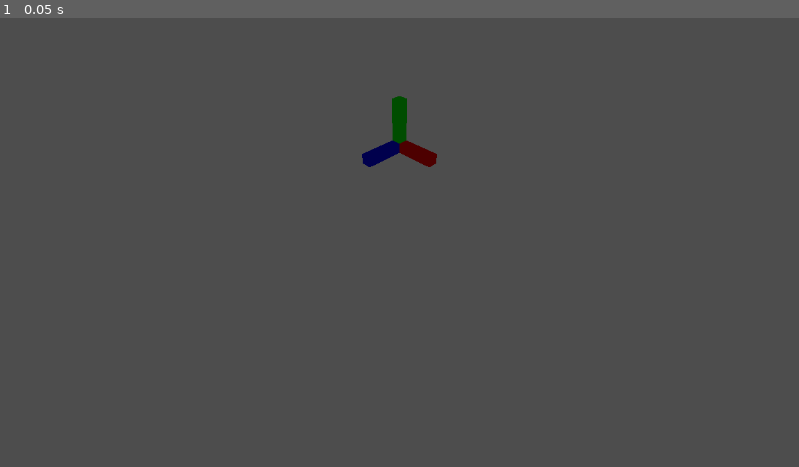
Above: before the commit, frame 1.
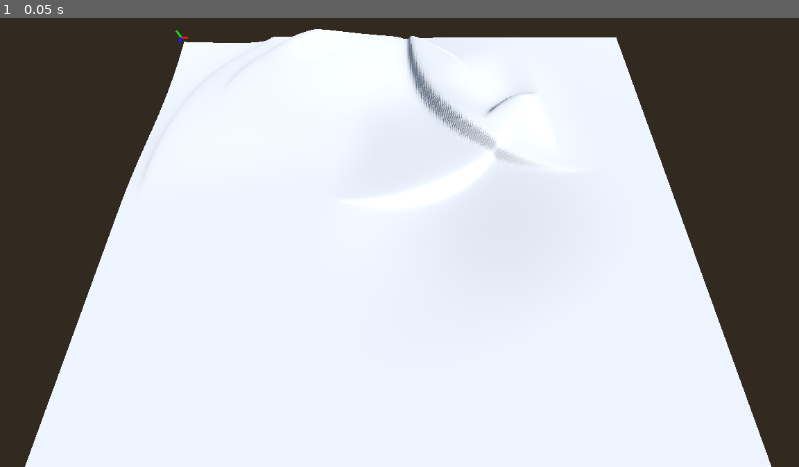
Above: after the commit, the same moment.

Repository: jre0/rts_dev
Game: Godot game, scene res://scene/main.tscn
Two runs of this game, one before a commit and one after it. Both use one fixed random seed, a clock stepped at 60 frames per second and the inputs below.
Inputs:
- Up to frame 1 (0.05 s): no input

The runs differ from the first frame. In frame 1, 100% of the frame differs, in the area x 0-100%, y 0-100%.
Error after the commit: Parse Error: Cannot find member "target_fps" in base "Engine". (res://script/main.gd:6)

Commit message:
map upgrade

Diff:
--- a/scene/main.tscn
+++ b/scene/main.tscn
@@ -1,16 +1,31 @@
-[gd_scene load_steps=4 format=3 uid="uid://oglbhiux34in"]
+[gd_scene load_steps=6 format=3 uid="uid://dvwtqlw2m14mt"]
 
+[ext_resource type="Script" path="res://script/main.gd" id="1_4dmui"]
 [ext_resource type="PackedScene" uid="uid://bgitn5sos3urt" path="res://scene/xyz.tscn" id="1_h8sxh"]
 [ext_resource type="Script" path="res://script/terrain.gd" id="1_wipmd"]
+[ext_resource type="Material" uid="uid://diu65pi3kra0m" path="res://material/default.tres" id="2_cmqqw"]
 [ext_resource type="PackedScene" uid="uid://tx02kkjwv1cw" path="res://scene/viewport.tscn" id="2_hvnqv"]
 
 [node name="main" type="Node3D"]
+script = ExtResource( "1_4dmui" )
 
 [node name="xyz" parent="." instance=ExtResource( "1_h8sxh" )]
 
 [node name="terrain" type="MeshInstance3D" parent="."]
+material_override = ExtResource( "2_cmqqw" )
 script = ExtResource( "1_wipmd" )
+point_count_x = 300
+point_count_z = 300
+rift_count_min = 4
+rift_count_max = 8
+rift_radius_min = 50
+rift_radius_max = 150
+arc_fade_min = 2
+arc_fade_max = 8
+
+[node name="light" type="DirectionalLight3D" parent="."]
+transform = Transform3D(0.707106, -0.5, 0.5, 0, 0.707107, 0.707107, -0.707107, -0.5, 0.5, 0, 0, 0)
 
 [node name="viewport" parent="." instance=ExtResource( "2_hvnqv" )]
-start_position = Vector3(10, 0, 10)
-start_zoom = 20
+start_position = Vector3(150, 0, 150)
+start_zoom = 150
--- a/scene/viewport.tscn
+++ b/scene/viewport.tscn
@@ -1,8 +1,15 @@
-[gd_scene load_steps=3 format=3 uid="uid://tx02kkjwv1cw"]
+[gd_scene load_steps=5 format=3 uid="uid://tx02kkjwv1cw"]
 
 [ext_resource type="Script" path="res://script/viewport.gd" id="1_vbgrw"]
 
+[sub_resource type="ProceduralSkyMaterial" id="ProceduralSkyMaterial_e2i6w"]
+
+[sub_resource type="Sky" id="Sky_x64cu"]
+sky_material = SubResource( "ProceduralSkyMaterial_e2i6w" )
+
 [sub_resource type="Environment" id="Environment_ixqlb"]
+background_mode = 2
+sky = SubResource( "Sky_x64cu" )
 
 [node name="viewport" type="SubViewportContainer"]
 anchor_right = 1.0
@@ -17,10 +24,10 @@
 render_target_update_mode = 4
 
 [node name="pivot_y" type="Node3D" parent="subViewport"]
-transform = Transform3D(0.707107, 0, 0.707107, 0, 1, 0, -0.707107, 0, 0.707107, 0, 0, 0)
+transform = Transform3D(1, 0, 0, 0, 1, 0, 0, 0, 1, 0, 0, 0)
 
 [node name="pivot_x" type="Node3D" parent="subViewport/pivot_y"]
-transform = Transform3D(1, 0, 0, 0, 0.707107, 0.707107, 0, -0.707107, 0.707107, 0, 0, 0)
+transform = Transform3D(1, 0, 0, 0, 0.34202, 0.939693, 0, -0.939693, 0.34202, 0, 0, 0)
 
 [node name="camera" type="Camera3D" parent="subViewport/pivot_y/pivot_x"]
 transform = Transform3D(1, 0, 0, 0, 1, 0, 0, 0, 1, 0, 0, 20)
--- /dev/null
+++ b/script/main.gd
@@ -0,0 +1,9 @@
+extends Node3D
+
+
+# Called when the node enters the scene tree for the first time.
+func _ready():
+	Engine.target_fps = 40
+	DisplayServer.window_set_vsync_mode(2,0) #adaptive
+	DisplayServer.window_set_title('Yo RTS', 0)
+	DisplayServer.window_set_mode(2,0) #WINDOW_MODE_MAXIMIZED = 2
--- a/script/terrain.gd
+++ b/script/terrain.gd
@@ -1,19 +1,94 @@
 extends MeshInstance3D
+
+@export var point_count_x = 100
+@export var point_count_z = 100
+@export var point_spacing = 1
+@export var rift_count_min = 3
+@export var rift_count_max = 3
+@export var rift_radius_min = 10
+@export var rift_radius_max = 100
+@export var arc_fade_min = 1
+@export var arc_fade_max = 2
+@export var rift_height_min = 4
+@export var rift_height_max = 8
+var rift_count = 0
+var points = []
+var rifts = []
+var rng = RandomNumberGenerator.new()
+var half_pi = PI/2
 
 # Called when the node enters the scene tree for the first time.
 func _ready():
+	rng.randomize()
+	make_rifts() #define basic rift geometry
+	make_points() #make a grid of points at various heights based on rifts
+	make_mesh() #build a mesh and assign to this MeshInstance3D
+
+#map generation
+func make_rifts():
+	rift_count = rng.randi_range(rift_count_min, rift_count_max)
+	for r in range(rift_count):
+		var center = Vector2(rng.randi_range(0, point_count_x), rng.randi_range(0, point_count_z))
+		#var arc_midpoint = Vector2(rng.randi_range(rift_radius_min, rift_radius_max), rng.randi_range(rift_radius_min, rift_radius_max))
+		#arc_midpoint = center + arc_midpoint
+		#var direction = center.direction_to(arc_midpoint)
+		#var distance = center.distance_to(arc_midpoint)
+		var angle = rng.randf_range(-PI, PI)
+		var distance = rng.randf_range(rift_radius_min, rift_radius_max)
+		var arc_midpoint = center + Vector2(cos(angle),sin(angle))*distance
+		var direction = center.direction_to(arc_midpoint)
+		var arc_fade = rng.randf_range(arc_fade_min, arc_fade_max)
+		#var arc_center = rng.randf_range(0, 2*PI)
+		#var arc = rng.randf_range(rift_arc_min, rift_arc_max)
+		var height = rng.randf_range(rift_height_min, rift_height_max)
+		rifts.append([center,direction,distance,height,arc_fade])#,arc])
+func make_points():
+	for x in range(point_count_x):
+		points.append([])
+		for z in range(point_count_z):
+			var total_height = 0
+			for r in range(rift_count):
+				var center = rifts[r][0]
+				var direction = rifts[r][1]
+				var distance = rifts[r][2]
+				var height = rifts[r][3]
+				var arc_fade = rifts[r][4]
+				var angle = center.direction_to(Vector2(x,z)).angle_to(direction)
+				angle = angle*arc_fade
+				height *= (cos(clamp(angle,-PI,PI))+1)/2
+				var distance_diff = distance-center.distance_to(Vector2(x,z))
+				height *= atan(distance_diff)/half_pi
+				distance_diff = (distance_diff/(distance*0.9))*PI
+				height *= (cos(clamp(distance_diff,-PI,PI))+1)/2
+				total_height += height
+			points[x].append(Vector3(x*point_spacing,total_height,z*point_spacing))
+
+#mesh generation
+func make_mesh():
 	var vertices = PackedVector3Array()
-	vertices.push_back(Vector3(0, 1, 0))
-	vertices.push_back(Vector3(1, 0, 0))
-	vertices.push_back(Vector3(0, 0, 1))
-
+	var normals = PackedVector3Array()
+	#var uvs = PackedVector2Array()
+	for x in range(point_count_x-1):
+		for z in range(point_count_z-1):
+			make_triangle(vertices,normals,[points[x][z],points[x+1][z],points[x][z+1]])
+			make_triangle(vertices,normals,[points[x+1][z+1],points[x][z+1],points[x+1][z]])
 	# Initialize the ArrayMesh.
 	var array_mesh = ArrayMesh.new()
 	var arrays = []
 	arrays.resize(Mesh.ARRAY_MAX)
 	arrays[Mesh.ARRAY_VERTEX] = vertices
-
-	# Create the Mesh.
+	arrays[ArrayMesh.ARRAY_NORMAL] = normals
+	#arrays[ArrayMesh.ARRAY_TEX_UV] = uvs
+	# Create the Mesh and assign to MeshInstance3D
 	array_mesh.add_surface_from_arrays(Mesh.PRIMITIVE_TRIANGLES, arrays)
-	#var m = MeshInstance3D.new()
 	mesh = array_mesh
+func make_triangle(vertices,normals,new_vertices):
+	vertices.push_back(new_vertices[0])
+	vertices.push_back(new_vertices[1])
+	vertices.push_back(new_vertices[2])
+	for i in range(3): normals.push_back(get_triangle_normal(new_vertices))
+func get_triangle_normal(verts): # find the surface normal given 3 vertices
+	var side1 = verts[1] - verts[0]
+	var side2 = verts[2] - verts[0]
+	var normal = -side1.cross(side2)
+	return normal
--- a/script/viewport.gd
+++ b/script/viewport.gd
@@ -7,8 +7,8 @@
 @onready var pivot_x = $subViewport/pivot_y/pivot_x
 @onready var camera =  $subViewport/pivot_y/pivot_x/camera
 var mouseStartPosition = Vector2(0,0)
-var pivotStartX
-var pivotStartZ
+var pivot_start_x
+var pivot_start_y
 var orbitSpeed = 0.005
 var zoomSpeed = 0.05
 var orbit = false
@@ -22,8 +22,8 @@
 		if event.button_index == MOUSE_BUTTON_RIGHT:
 			if event.pressed==true:
 				mouseStartPosition = event.position
-				pivotStartX = pivot_x.get_transform()
-				pivotStartZ = pivot_y.get_transform()
+				pivot_start_x = pivot_x.get_transform()
+				pivot_start_y = pivot_y.get_transform()
 				orbit = true
 			elif event.pressed==false:
 				orbit = false
@@ -34,7 +34,7 @@
 	elif event is InputEventMouseMotion:
 		if orbit==true:
 			var delta =  mouseStartPosition - event.position
-			pivot_x.set_transform(pivotStartX)
+			pivot_x.set_transform(pivot_start_x)
 			pivot_x.rotate_x(orbitSpeed * delta.y)
-			pivot_y.set_transform(pivotStartZ)
+			pivot_y.set_transform(pivot_start_y)
 			pivot_y.rotate_y(orbitSpeed * delta.x)
Not shown, changed: readme.md
